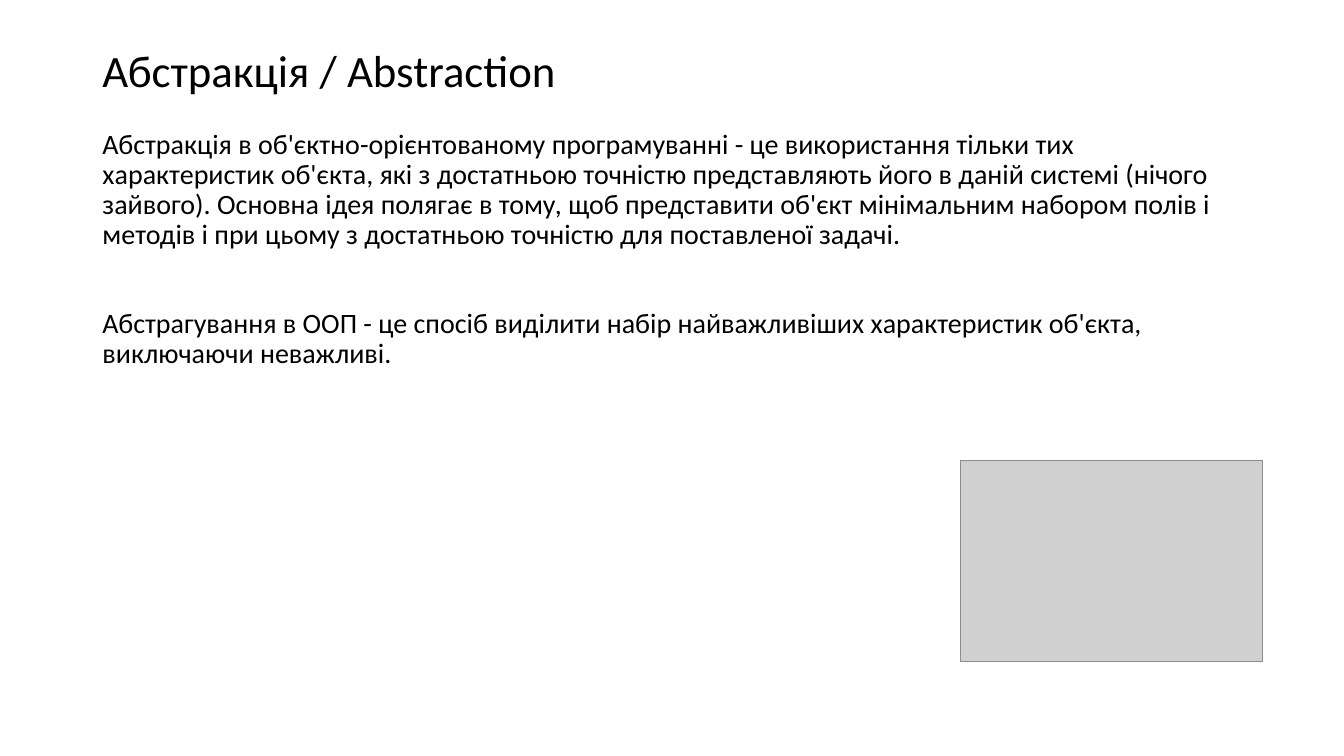
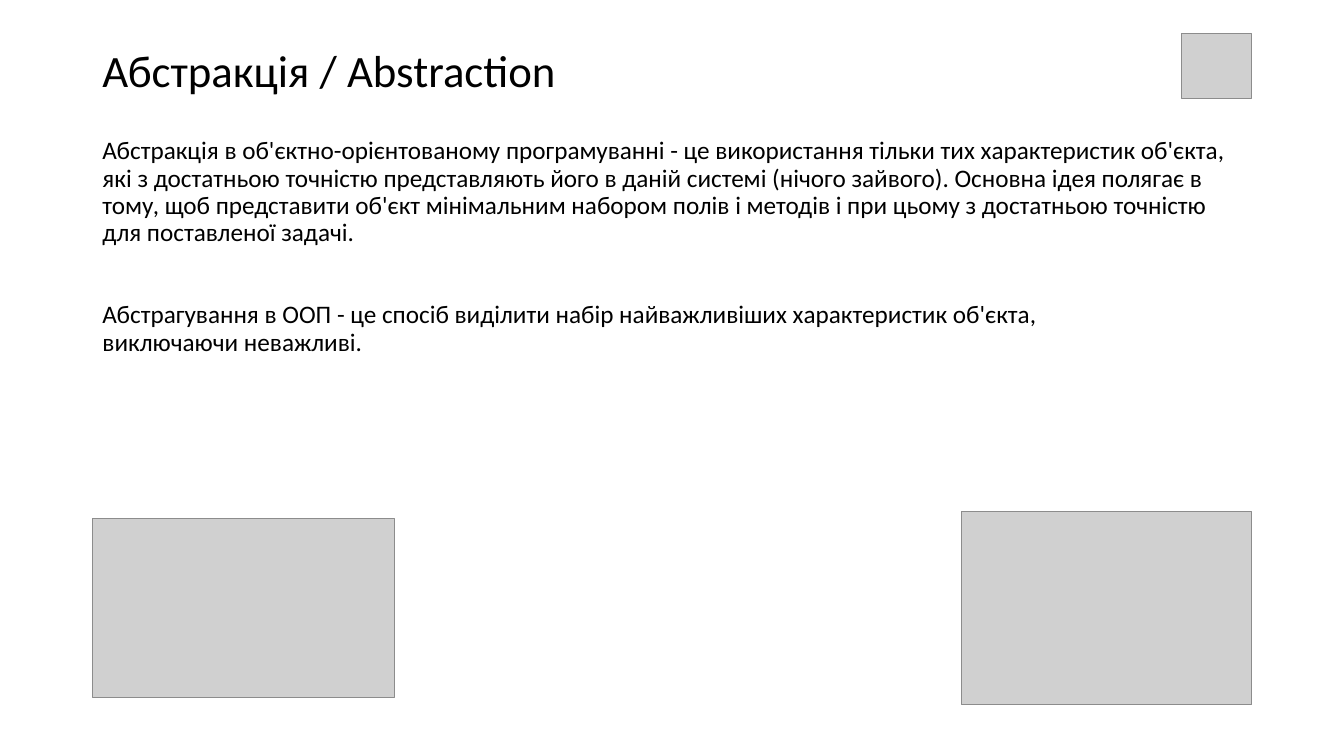
Before and after one commit to IT-Academy2020/Lesson_012_Abstractions, a slide deck: slide 2 of Lesson12.pptx. Drawn at 1344x756 pixels with LibreOffice and Linux fonts; fonts in the diff are those of the drawing; grey boxes stand for pictures. Boxes give left, top, right and bottom in pixels: in the first picture for what was removed or moved away, otherwise in the second. Text is boxed around its words. In the diff, an @@ line names an element or a change of style, - is before the commit and + after.

```diff
--- a/Lesson12.pptx
+++ b/Lesson12.pptx
@@ picture added at box(1182, 33, 1251, 98) @@
@@ text "Абстракція в об'єктно-орієнтованому програмуванні - ...": place and size @@
-text "Абстракція в об'єктно-орієнтованому програмуванні - ..." at box(102, 134, 1209, 364)
+text "Абстракція в об'єктно-орієнтованому програмуванні - ..." at box(102, 141, 1224, 352)
@@ text "Абстракція в об'єктно-орієнтованому програмуванні - ..." at box(102, 141, 1224, 352): size 20 to 18 pt @@
@@ picture added at box(93, 519, 395, 698) @@
@@ picture: place and size @@
-picture at box(961, 461, 1263, 662)
+picture at box(962, 511, 1252, 705)
```
Also in this commit, not shown: 9 other slides changed, 1 slide added.
